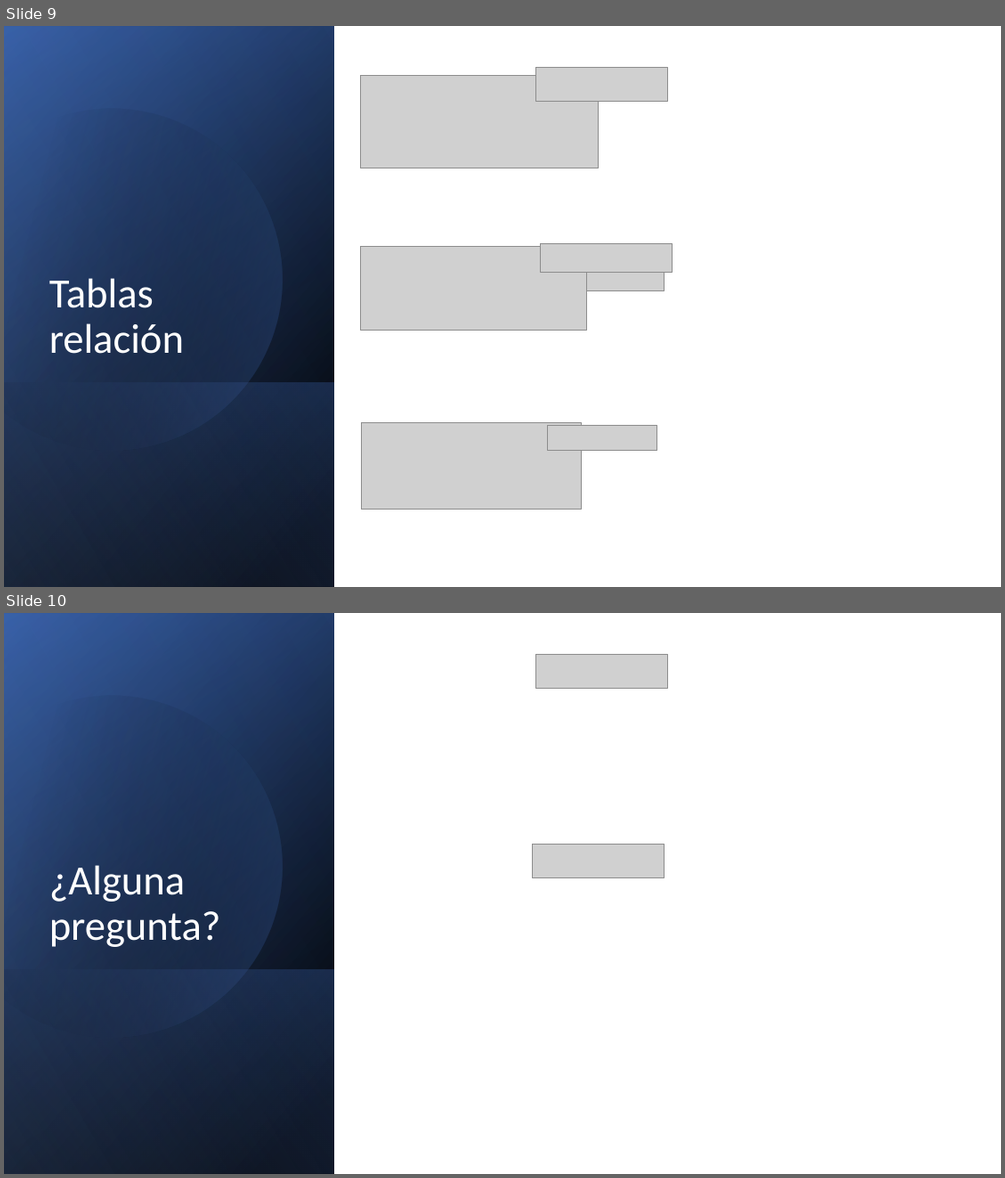
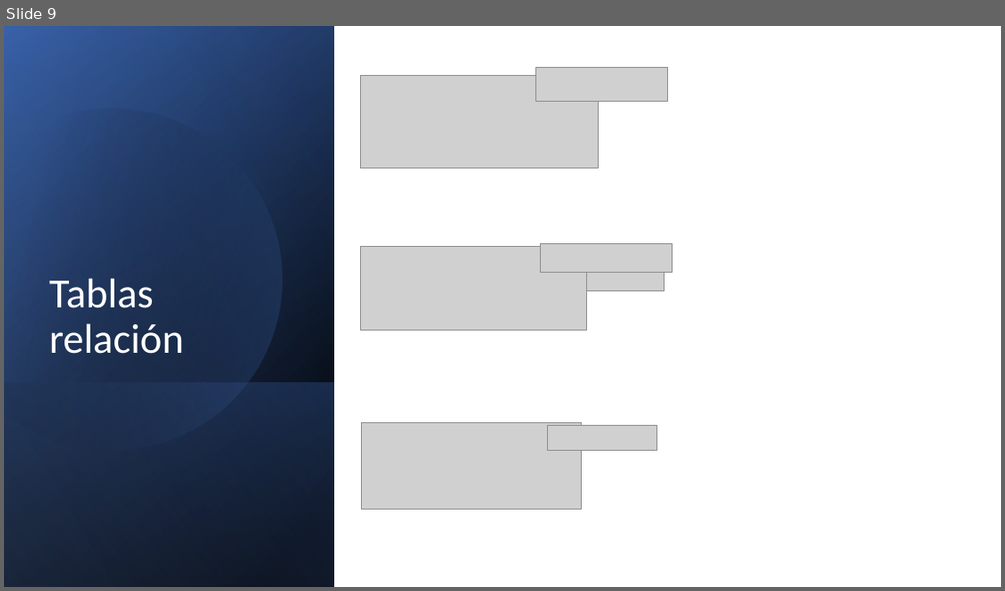
Before and after one commit to Carolinabegara/TGI, a slide deck: PresentaciónCS.pptx. Shown one above the other, each under a label of ours: slides 9 and 10 before the commit, slide 9 after it. The pictures are 1005x1178 and 1005x591 pixels, drawn with LibreOffice and Linux fonts; fonts in the diff are those of the drawing; grey boxes stand for pictures. Boxes give left, top, right and bottom in pixels: in the first picture for what was removed or moved away, otherwise in the second. Text is boxed around its words. In the diff, an @@ line names an element or a change of style, - is before the commit and + after.

Commit message:
Add files via upload
Presentación

```diff
--- a/PresentaciónCS.pptx
+++ b/PresentaciónCS.pptx
@@ slide 10 removed at <box>4,613,1001,1174</box>, background #FFFFFF @@
@@ rectangle removed at <box>4,613,334,1174</box> @@
@@ rectangle removed at <box>4,614,334,1174</box> @@
@@ rectangle removed at <box>4,613,334,1174</box> @@
@@ freeform shape removed at <box>4,655,324,1071</box> @@
@@ picture removed at <box>535,654,667,688</box> @@
@@ picture removed at <box>533,844,664,877</box> @@
@@ title removed at <box>49,865,221,947</box> @@
-¿Alguna pregunta?
@@ rectangle removed at <box>4,969,334,1174</box> @@
```
Also in this commit, not shown: 3 slides changed, 1 slide added.
